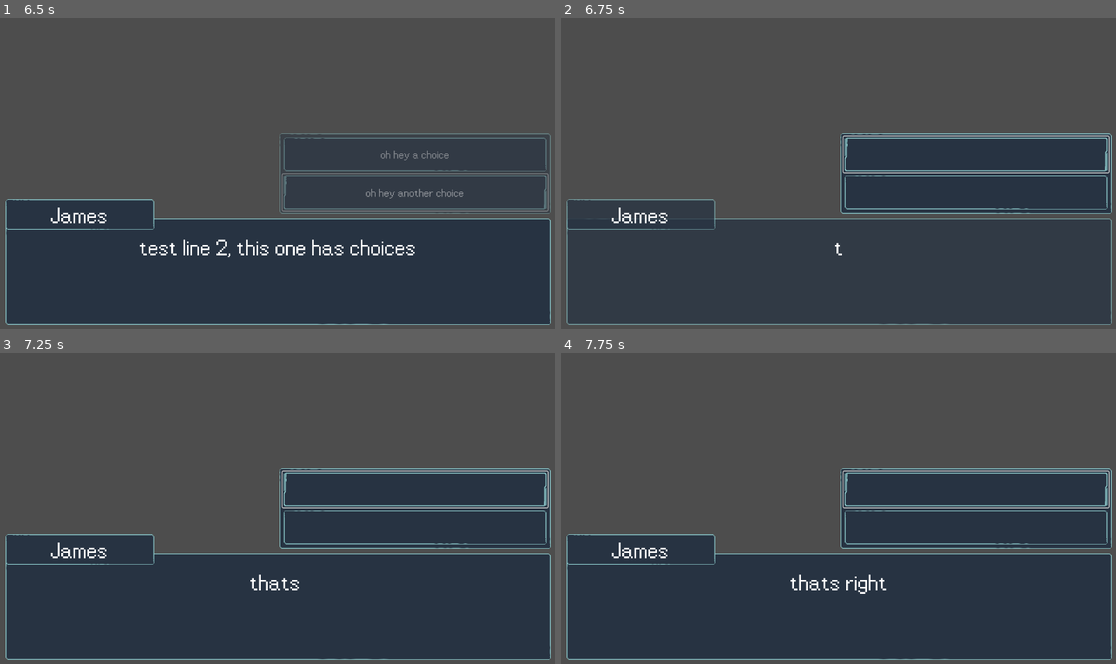
Above: before the commit, frames 1-4 (two rows, left to right).
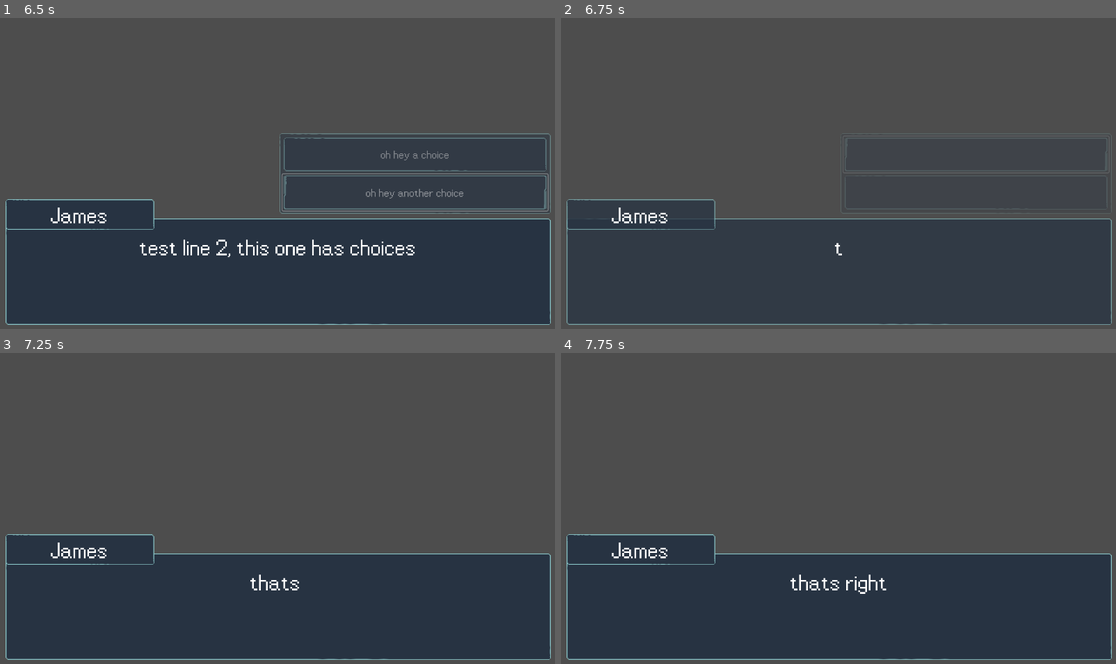
Above: after the commit, the same moments.

Repository: CoolBeanGames/Three_Six_Engine
Game: Godot game, scene res://Kit/Game.tscn
The game is run twice, just before and just after one commit, with the same random seed, the same clock (stepped at 60 frames per second) and the same inputs. The engine's default icon, where the game draws it, is replaced by a stand-in: a white triangle on a blue panel in a dark square.
Inputs (mouse positions are in pixels of both pictures, inside the frame that each line leads up to):
- Up to frame 1 (6.5 s): click (416, 154) at 0.5 s; click (416, 192) at 1.25 s; click (416, 154) at 2 s; click (416, 192) at 2.75 s; click "oh hey a choice" at 3.5 s; click "oh hey another choice" at 4.25 s; click "oh hey a choice" at 5 s; click "oh hey another choice" at 5.75 s
- Up to frame 2 (6.75 s): click "oh hey a choice" at 6.5 s
- Up to frame 3 (7.25 s): no input
- Up to frame 4 (7.75 s): click (977, 489) at 7.25 s

Frame 1 is identical in both runs. In frame 2, 3.0% of the frame differs, in the area x 50-100%, y 37-63%; in frame 3, 13%; in frame 4, 13%.

Commit message:
finished dialog, now just waiting on the audio manager to push 100% finish it

Diff:
--- a/Kit/Dialog System/Scripts/State/dialog_state.gd
+++ b/Kit/Dialog System/Scripts/State/dialog_state.gd
@@ -7,7 +7,7 @@
 	manager = man
 
 func enter_state():
-	print("dialog entered state: ", name)
+	#print("dialog entered state: ", name)
 	pass
 
 func exit_state():
--- a/Kit/Dialog System/Scripts/State/dialogplay.gd
+++ b/Kit/Dialog System/Scripts/State/dialogplay.gd
@@ -6,57 +6,153 @@
 var is_voiced : bool
 var auto_finish_on_voice : bool
 var auto_finish_on_typewriter : bool
+var auto_finish : bool
+var choice_active : bool = false
+var current_line : dialog_line
+var current_choice : dialog_choice
 
+#setup the machine
 func enter_state():
 	super.enter_state()
-	if manager.current_line.typewriter:
+	check_data()
+	choice_active = false
+	if current_line.typewriter:
 		typewriter=true
 		manager.ui_refs.dialog_text.visible_ratio = 0
-		typewriter_tween = create_tween()
-		typewriter_tween.tween_property(manager.ui_refs.dialog_text,"visible_ratio",1,0.1 * manager.current_line.line.length())
-		typewriter_tween.finished.connect(tween_finished)
+		start_typewriter()
+	else:
+		if current_choice != null:
+			enable_choices()
+	if is_voiced:
+		##play voice line here
+		return
 
+##set flags for this line
+func check_data():
+	current_line = manager.current_line
+	if current_line.use_choices:
+		current_choice = current_line.choice
+	else:
+		current_choice = null
+	is_voiced = current_line is voiced_dialog_line
+	typewriter = current_line.typewriter
+	if is_voiced:
+		auto_finish_on_voice = current_line.end_on_voice_end
+	else:
+		auto_finish_on_voice = false
+	auto_finish_on_typewriter = current_line.confirm_on_typewriter_end
+	auto_finish = current_line.auto_confirm
+
+##helper function to start the typewriter tween
+func start_typewriter():
+	typewriter_tween = create_tween()
+	typewriter_tween.tween_property(manager.ui_refs.dialog_text,"visible_ratio",1,0.1 * current_line.line.length())
+	typewriter_tween.finished.connect(tween_finished)
+
+##used for playing typewriter sounds
 func tick():
 	if typewriter:
 		#typewriter sound
 		pass
 	super.tick()
 
+##called when the typewriter tween finishes
 func tween_finished():
 	typewriter_tween.finished.disconnect(tween_finished)
 	print("tween finish")
-	if manager.current_line.confirm_on_typewriter_end:
-		if !manager.current_line.use_choices:
+	if auto_finish_on_typewriter: ##autoconfirm on end
+		if current_choice == null:
 			#move to wait
 			await get_tree().create_timer(1).timeout
 			next_state(manager.load_state)
 			pass
-	elif manager.current_line.use_choices:
-		print("choice")
-		manager.enable_element(manager.ui_refs.choice_box)
-		manager.enable_element(manager.ui_refs.choice_1)
-		manager.enable_element(manager.ui_refs.choice_2)
-		manager.ui_refs.choice_1.pressed.connect(choice_1)
-		manager.ui_refs.choice_2.pressed.connect(choice_2)
+	elif current_choice != null: ##if we have choices, call them
+		enable_choices()
 
+#enable the choices UI
+func enable_choices():
+	print("choice:")
+	print_stack()
+	choice_active = true
+	manager.enable_element(manager.ui_refs.choice_box)
+	manager.enable_element(manager.ui_refs.choice_1)
+	manager.enable_element(manager.ui_refs.choice_2)
+	manager.ui_refs.choice_1.pressed.connect(choice_1)
+	manager.ui_refs.choice_2.pressed.connect(choice_2)
+
+#choice 1 was chosen
 func choice_1():
-	manager.ui_refs.choice_1.pressed.disconnect(choice_1)
-	manager.ui_refs.choice_2.pressed.disconnect(choice_2)
-	manager.current_conversation = manager.current_line.choice.choice_one_conversation
+	choice_helper(current_choice.choice_one_conversation,current_choice.choice_one_flags)
+
+#choice 2 was chosen
+func choice_2():
+	choice_helper(current_choice.choice_two_conversation,current_choice.choice_two_flags)
+
+##call me to reset all the buttons
+func exit_state():
+	reset_buttons()
+	super.exit_state()
+
+##used to held disconnect choices when something is chosen
+func choice_helper(choice_conversation : conversation, flags : Array[String]):
+	reset_buttons()
+	manager.current_conversation = choice_conversation
+	#set all the flags for the choice
+	for f in flags:
+		Flag_Events.set_flag(f,true)
 	next_state(manager.setup_state)
 
-func choice_2():
-	manager.ui_refs.choice_1.pressed.disconnect(choice_1)
-	manager.ui_refs.choice_2.pressed.disconnect(choice_2)
-	manager.current_conversation = manager.current_line.choice.choice_two_conversation
-	next_state(manager.setup_state)
+func reset_buttons():
+	for conn in manager.ui_refs.choice_1.pressed.get_connections():
+		manager.ui_refs.choice_1.pressed.disconnect(conn.callable)
+	for conn in manager.ui_refs.choice_2.pressed.get_connections():
+		manager.ui_refs.choice_2.pressed.disconnect(conn.callable)
+	manager.disable_element(manager.ui_refs.choice_box)
+	manager.disable_element(manager.ui_refs.choice_1)
+	manager.disable_element(manager.ui_refs.choice_2)
 
+##on action for moving to next states
 func on_action():
 	print("play on action")
-	if typewriter_tween.is_running():
-		typewriter_tween.stop()
-		typewriter_tween.finished.disconnect(tween_finished)
-		manager.ui_refs.dialog_text.visible_ratio=1
-	elif !is_voiced and !manager.current_line.use_choices:
+	if typewriter_tween and typewriter_tween.is_running(): ##this is a typewriter
+		stop_typewriter()
+		print("stopping tween in play")
+		if_use_choices_on_end()
+		return
+	if is_voiced: ##and voice playing
+		##stop voice
+		if_use_choices_on_end()
+		return
+	if current_choice != null: ##not a typerwriter voiced and doesnt use choices
+		if_use_choices_on_end()
+		return
+	##none of the other conditions are true so just return
+	print("not voiced and doesnt use choices, going back to load")
+	next_state(manager.load_state)
+	return
+	super.on_action()
+
+##todo add end voice line code here
+func end_audio():
+	return
+
+##called when a voice line finishes
+func on_voice_finished():
+	var typewriter_done := not typewriter_tween or not typewriter_tween.is_running()
+
+	if auto_finish_on_voice and typewriter_done and current_choice == null:
 		next_state(manager.load_state)
-	super.on_action()
+	elif current_choice != null:
+		enable_choices()
+
+##called when the user presses action and the line uses choices
+func if_use_choices_on_end():
+	if  current_choice != null:
+		print("enable choices in action")
+		enable_choices()
+
+##stops the typewriter effect dead in its tracks
+func stop_typewriter():
+	typewriter_tween.stop()
+	typewriter_tween.finished.disconnect(tween_finished)
+	manager.ui_refs.dialog_text.visible_ratio=1
--- a/Kit/Dialog System/Scripts/dialog_manager.gd
+++ b/Kit/Dialog System/Scripts/dialog_manager.gd
@@ -89,6 +89,29 @@
 	element.text = text
 	tween.tween_property(element,"self_modulate",Color(1,1,1,1),.25)
 
+func disable_element(element : Control):
+	var tween : Tween = create_tween()
+	element.visible = true
+	tween.tween_property(element,"self_modulate",Color(1,1,1,0),.25)
+
+func disable_label(element : Label, text : String):
+	var tween : Tween = create_tween()
+	element.visible = true
+	element.text = text
+	tween.tween_property(element,"self_modulate",Color(1,1,1,0),.25)
+
+func disable_rich_label(element : RichTextLabel, text : String):
+	var tween : Tween = create_tween()
+	element.visible = true
+	element.text = text
+	tween.tween_property(element,"self_modulate",Color(1,1,1,0),.25)
+
+func disable_button(element : Button, text : String):
+	var tween : Tween = create_tween()
+	element.visible = true
+	element.text = text
+	tween.tween_property(element,"self_modulate",Color(1,1,1,0),.25)
+
 func start_dialog_conversation(convo : conversation):
 	current_conversation = convo
 	current_state.next_state(setup_state)
--- a/Kit/Globals/flag_events.gd
+++ b/Kit/Globals/flag_events.gd
@@ -32,7 +32,7 @@
 		print("Warning: Flag", flag, "not found in Watchers")
 		return false
 
-func set_flag(flag : String, value : bool):
+func set_flag(flag : String, value : bool = true):
 	flag=flag.to_lower()
 	if Watchers.has(flag):
 		var array : Array[flag_watcher] = Watchers[flag]
Not shown, changed: Kit/Credits.txt
